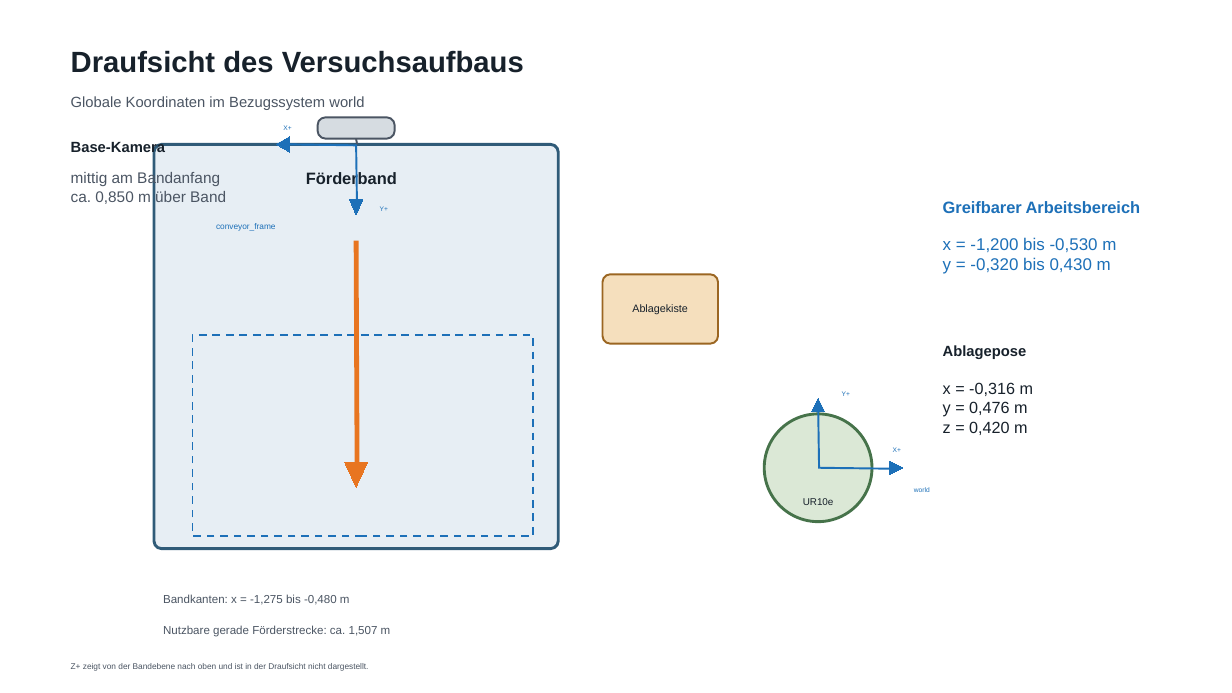
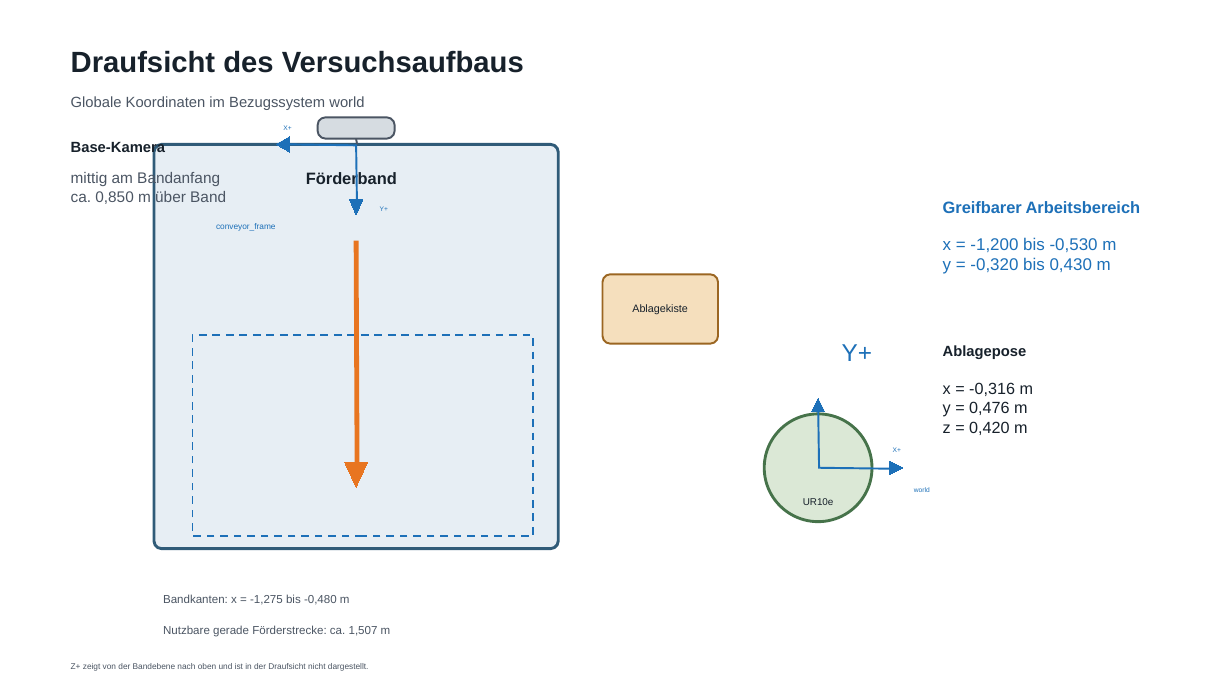
Before and after one commit to Luze212/roboter_tetris, a slide deck: slide 1 of Projektbericht/abbildungen/systemskizzen_layout_v02.pptx. Drawn at 1232x693 pixels with LibreOffice and Linux fonts; fonts in the diff are those of the drawing. Boxes give left, top, right and bottom in pixels: in the first picture for what was removed or moved away, otherwise in the second. Text is boxed around its words. In the diff, an @@ line names an element or a change of style, - is before the commit and + after.

```diff
--- a/Projektbericht/abbildungen/systemskizzen_layout_v02.pptx
+++ b/Projektbericht/abbildungen/systemskizzen_layout_v02.pptx
@@ text "Y+": place and size @@
-text "Y+" at bbox=[842, 391, 850, 396]
+text "Y+" at bbox=[842, 344, 872, 361]
@@ text "Y+" at bbox=[842, 344, 872, 361]: size 5.2 to 19 pt @@
```
Also in this commit, not shown: 1 other slide changed, 1 other file.
